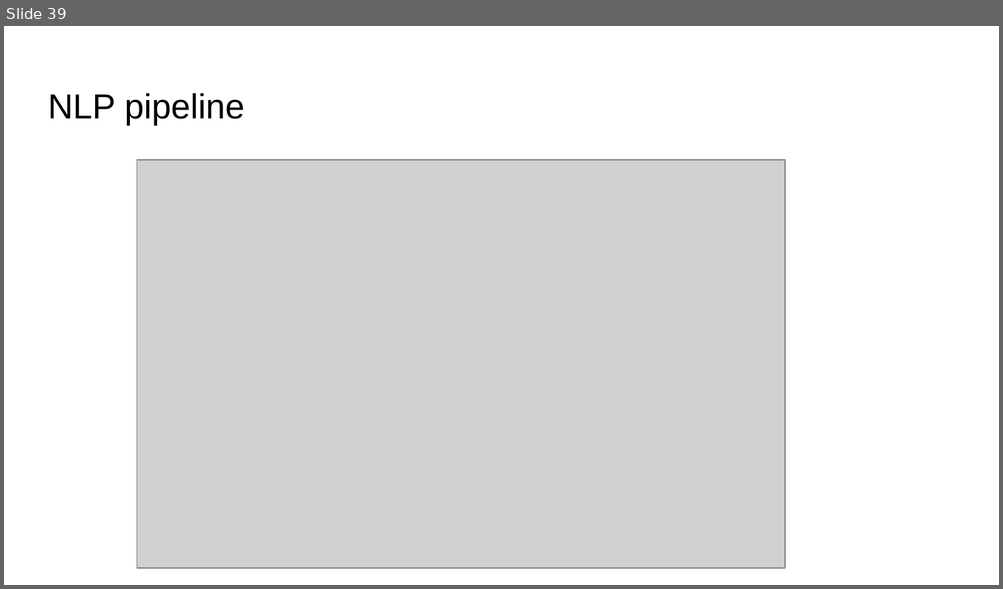
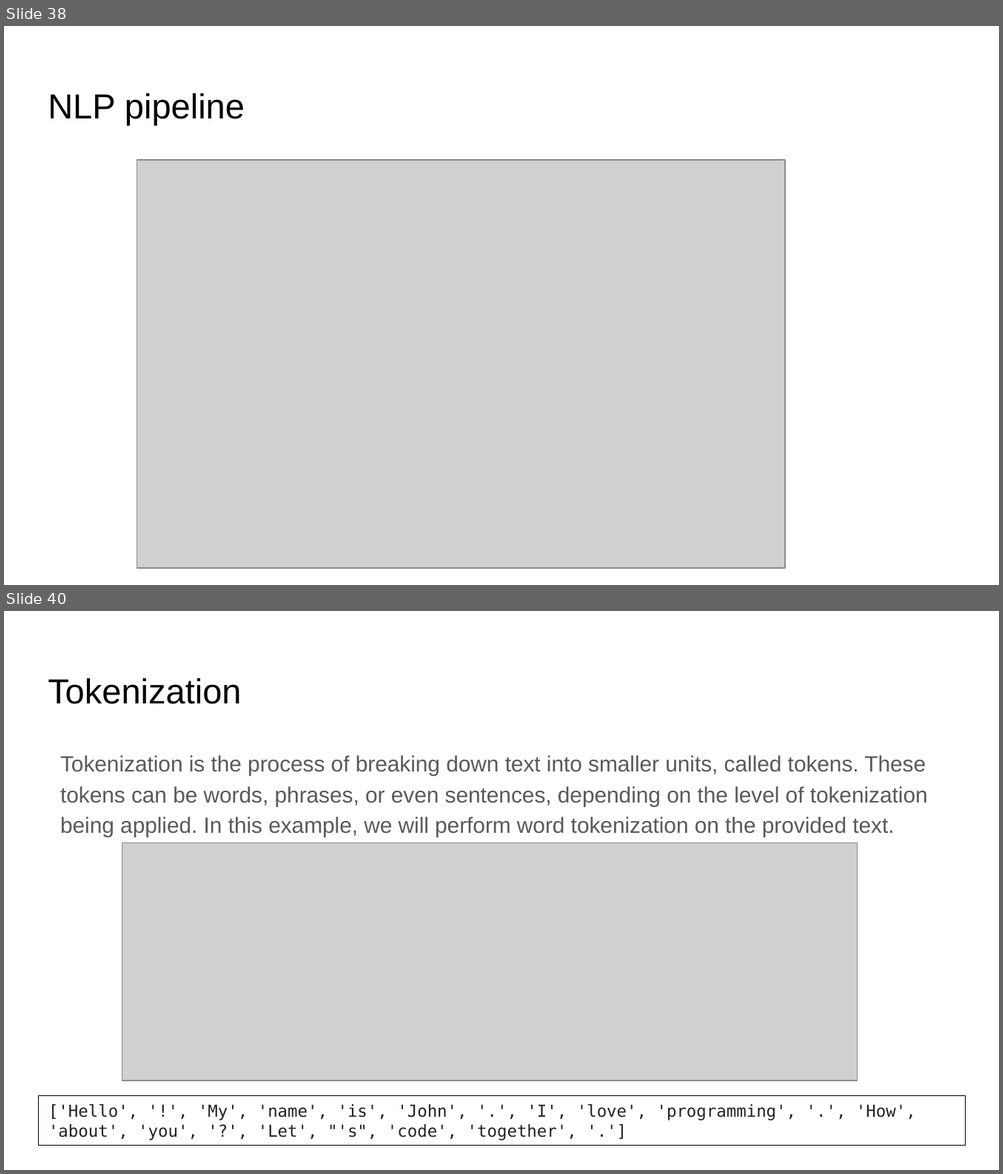
Before and after one commit to motazsaad/NLP-Theresa, a slide deck: slides/01 Introduction to NLP.pptx. Shown one above the other, each under a label of ours: slide 39 before the commit, slides 38 and 40 after it; the slides between them are not shown. The pictures are 1003x589 and 1003x1174 pixels, drawn with LibreOffice and Linux fonts; fonts in the diff are those of the drawing; grey boxes stand for pictures. Boxes give left, top, right and bottom in pixels: in the first picture for what was removed or moved away, otherwise in the second. Text is boxed around its words. In the diff, an @@ line names an element or a change of style, - is before the commit and + after.

```diff
--- a/slides/01 Introduction to NLP.pptx
+++ b/slides/01 Introduction to NLP.pptx
@@ slide 40 added at [4,611,999,1170], background #FFFFFF @@
@@ title added at [48,678,241,704], 25.2 pt, text #000000 @@
+Tokenization
@@ text added at [60,755,928,837], 16 pt, text #595959 @@
+Tokenization is the process of breaking down text into smaller units, called tokens. These tokens can be words, phrases, or even sentences, depending on the level of tokenization being applied. In this example, we will perform word tokenization on the provided text.
@@ picture added at [122,843,857,1080] @@
@@ rectangle added at [39,1096,965,1146], outline #000000 0.75 pt, 12 pt, text #222222 @@
+['Hello', '!', 'My', 'name', 'is', 'John', '.', 'I', 'love', 'programming', '.', 'How', 'about', 'you', '?', 'Let', "'s", 'code', 'together', '.']
@@ what was slide 39 is now slide 38 @@
```
Also in this commit, not shown: 2 slides changed, 1 other slide added, 4 other files.
